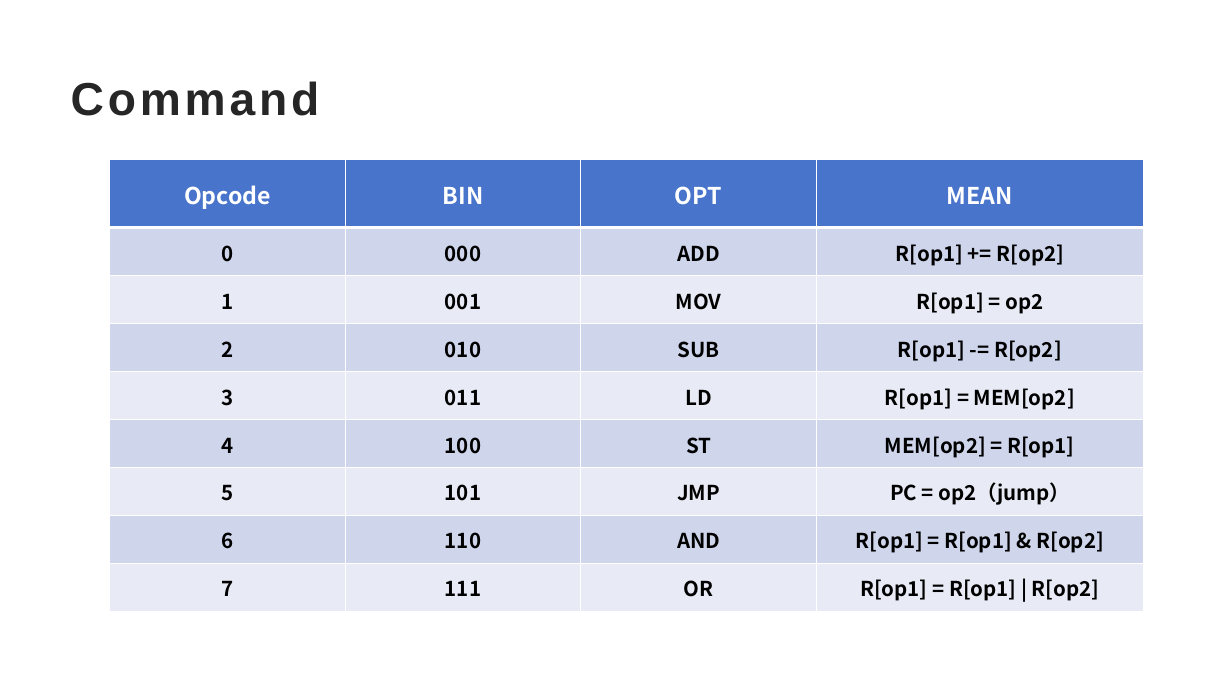
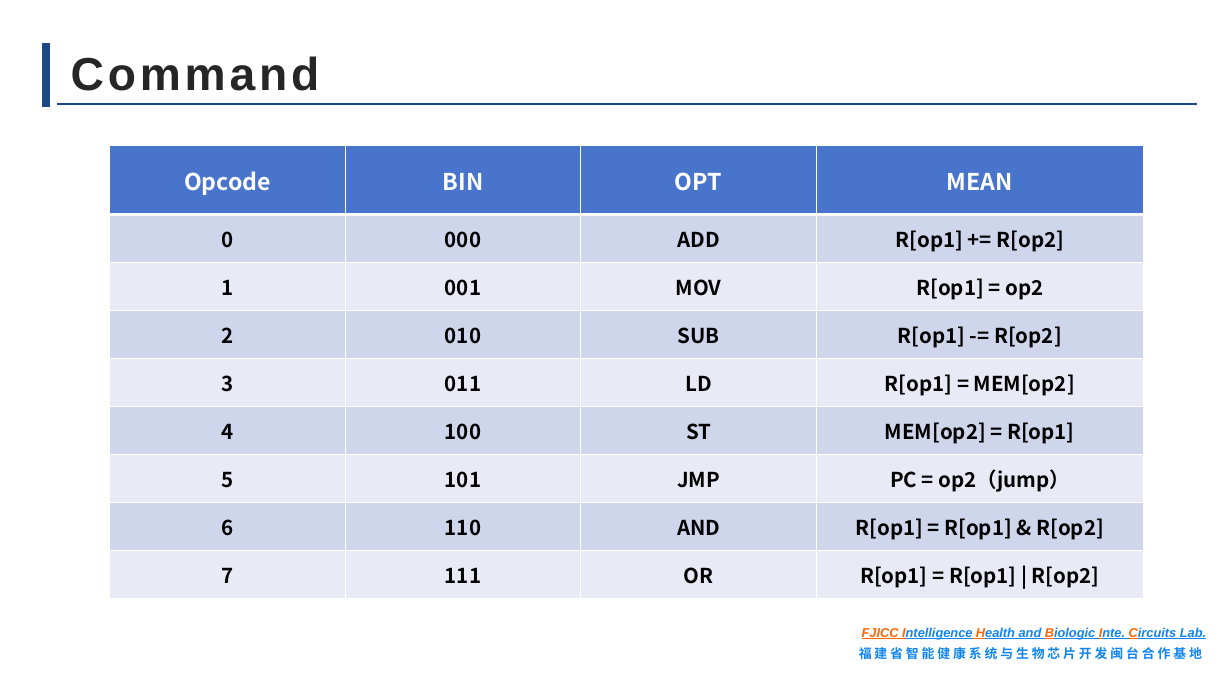
Before and after one commit to EnglesLowe123/COPE-Project, a slide deck: slide 4 of 微指令集-计组实验(1).pptx. Drawn at 1232x693 pixels with LibreOffice and Linux fonts; fonts in the diff are those of the drawing; background and template pictures are left out. Boxes give left, top, right and bottom in pixels: in the first picture for what was removed or moved away, otherwise in the second. Text is boxed around its words. In the diff, an @@ line names an element or a change of style, - is before the commit and + after.

```diff
--- a/微指令集-计组实验(1).pptx
+++ b/微指令集-计组实验(1).pptx
@@ line added from (46, 43) to (46, 107), #1C4885 6 pt @@
@@ title "Command": place and size @@
-title "Command" at (71, 81, 320, 116)
+title "Command" at (71, 56, 320, 91)
@@ line added from (57, 104) to (1197, 104), #1C4885 2 pt @@
@@ table: place and size @@
-table at (110, 159, 1144, 612)
+table at (110, 146, 1144, 599)
@@ text added at (859, 627, 1206, 660), 10 pt, text #1185EF, bold, italic, underline @@
+FJICC Intelligence Health and Biologic Inte. Circuits Lab.
+福建省智能健康系统与生物芯片开发闽台合作基地
```
Also in this commit, not shown: 11 other slides changed, 1 slide added, 1 slide removed.
